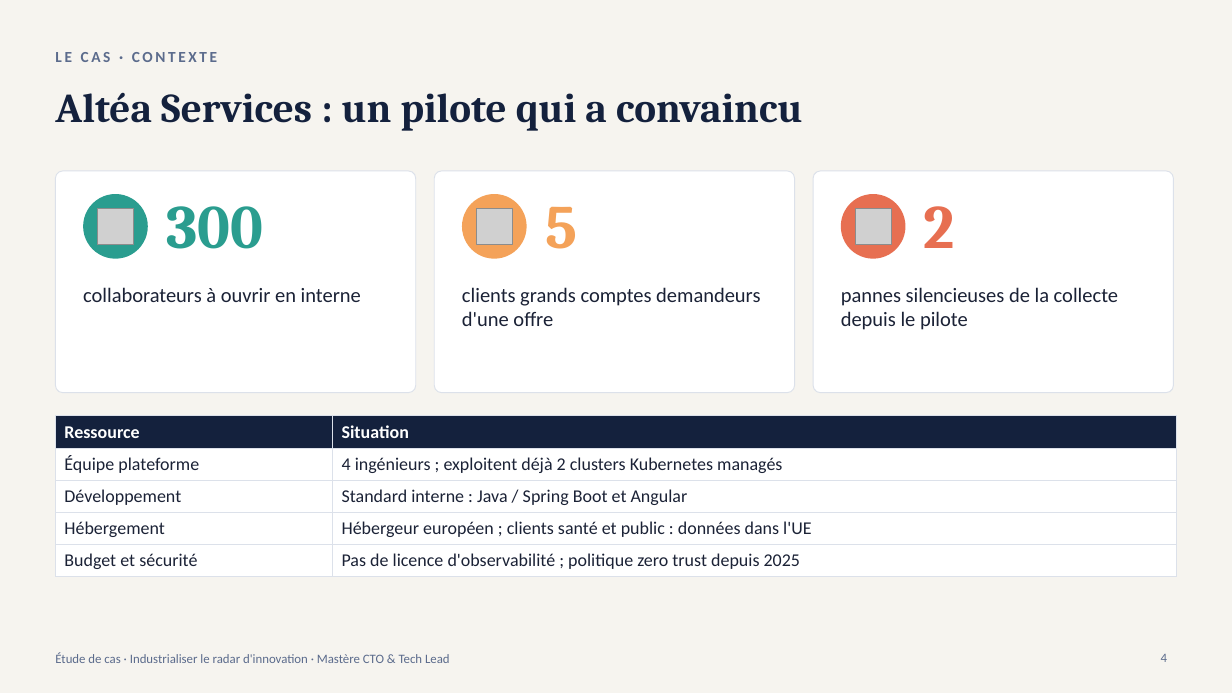
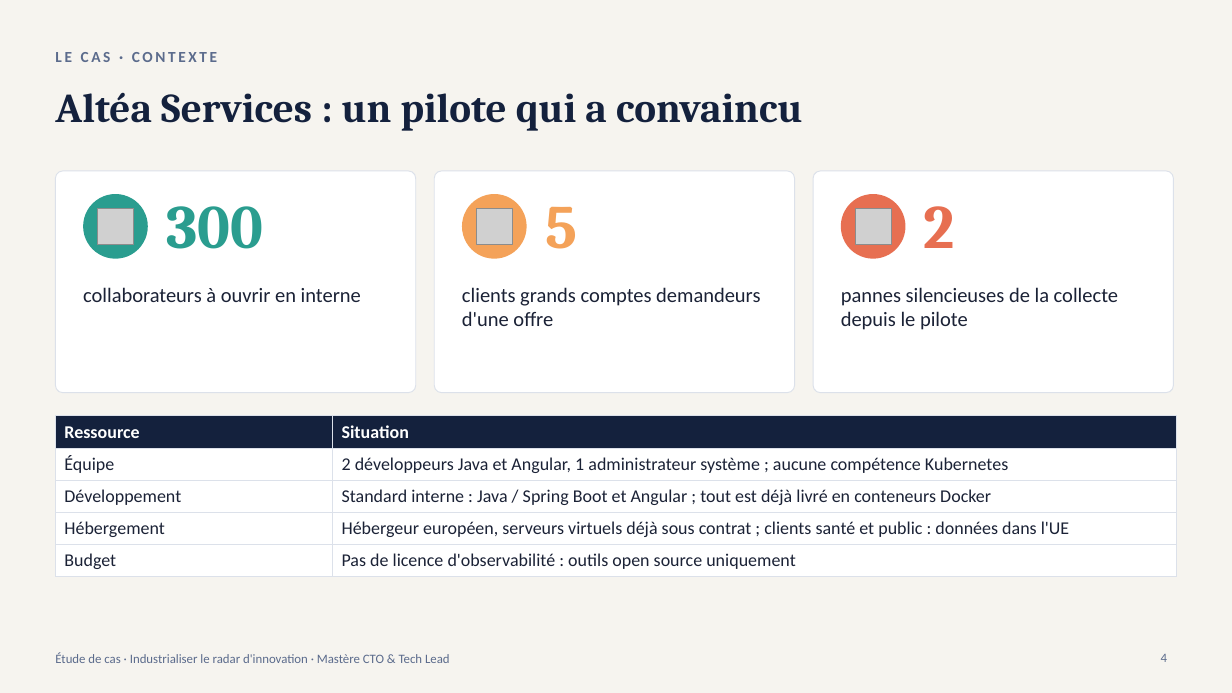
Before and after one commit to nderhore/radar-veille-ia-kubernetes, a slide deck: slide 4 of 03_slides-etude-de-cas.pptx. Drawn at 1232x693 pixels with LibreOffice and Linux fonts; fonts in the diff are those of the drawing; grey boxes stand for pictures. Boxes give left, top, right and bottom in pixels: in the first picture for what was removed or moved away, otherwise in the second. Text is boxed around its words. In the diff, an @@ line names an element or a change of style, - is before the commit and + after.

Commit message:
docs: adapte l'étude de cas, les diapositives et les runbooks à docker compose

```diff
--- a/03_slides-etude-de-cas.pptx
+++ b/03_slides-etude-de-cas.pptx
@@ table at (x1=55, y1=416, x2=1177, y2=573) @@
-row 2, column 1: Équipe plateforme
+row 2, column 1: Équipe
-row 2, column 2: 4 ingénieurs ; exploitent déjà 2 clusters Kubernetes managés
+row 2, column 2: 2 développeurs Java et Angular, 1 administrateur système ; aucune compétence Kubernetes
-row 3, column 2: Standard interne : Java / Spring Boot et Angular
+row 3, column 2: Standard interne : Java / Spring Boot et Angular ; tout est déjà livré en conteneurs Docker
-row 4, column 2: Hébergeur européen ; clients santé et public : données dans l'UE
+row 4, column 2: Hébergeur européen, serveurs virtuels déjà sous contrat ; clients santé et public : données dans l'UE
-row 5, column 1: Budget et sécurité
+row 5, column 1: Budget
-row 5, column 2: Pas de licence d'observabilité ; politique zero trust depuis 2025
+row 5, column 2: Pas de licence d'observabilité : outils open source uniquement
```
Also in this commit, not shown: 13 other slides changed, 7 slides added, 8 slides removed, 5 other files.
